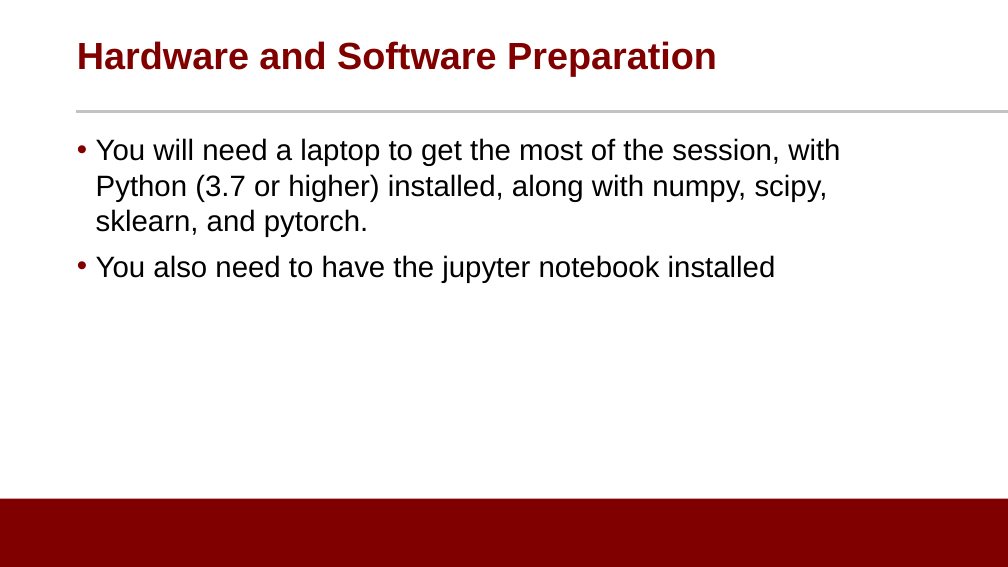
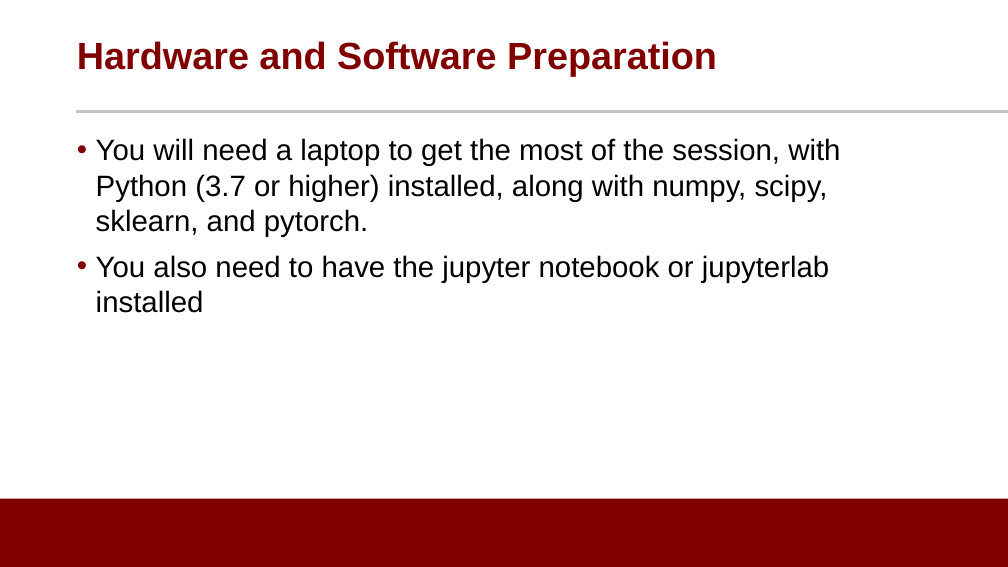
Before and after one commit to noise-lab/ML-Cybersecurity, a slide deck: slide 2 of module-1/ppt/1.5-demo.pptx. Drawn at 1008x567 pixels with LibreOffice and Linux fonts; fonts in the diff are those of the drawing; background and template pictures are left out. Boxes give left, top, right and bottom in pixels: in the first picture for what was removed or moved away, otherwise in the second. Text is boxed around its words. In the diff, an @@ line names an element or a change of style, - is before the commit and + after.

```diff
--- a/module-1/ppt/1.5-demo.pptx
+++ b/module-1/ppt/1.5-demo.pptx
@@ text at (x1=96, y1=255, x2=829, y2=313): text changed @@
-• You also need to have the jupyter notebook installed
+• You also need to have the jupyter notebook or jupyterlab installed
```
Also in this commit, not shown: 2 other slides changed, 4 slides added, 1 slide removed, 7 other files.
